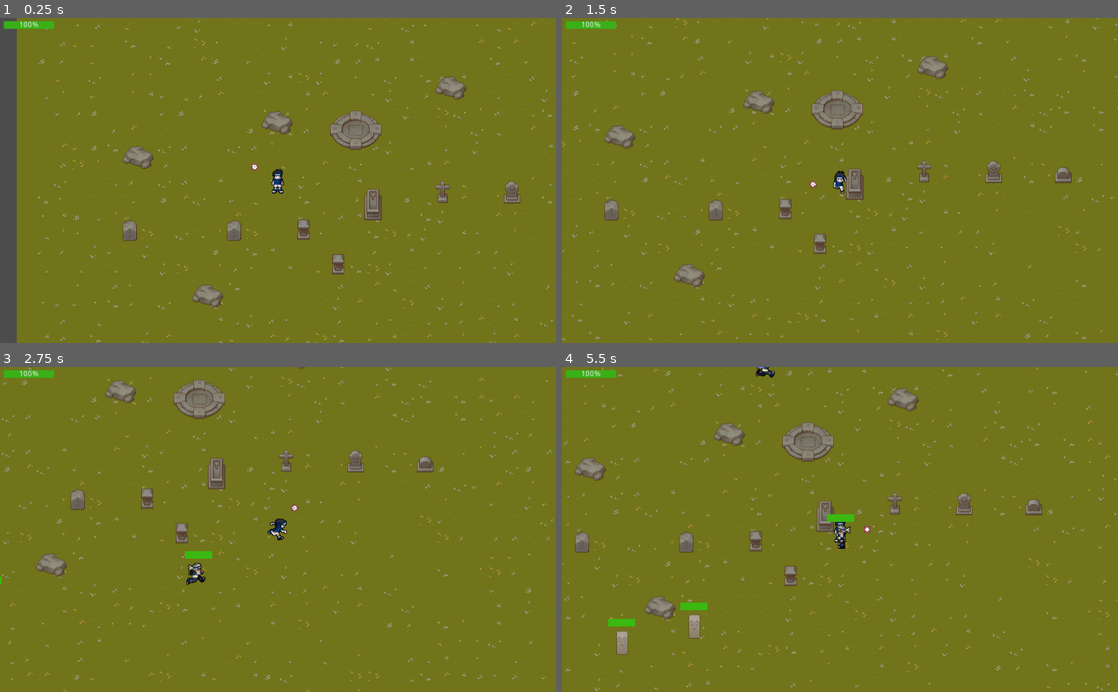
Above: before the commit, frames 1-4 (two rows, left to right).
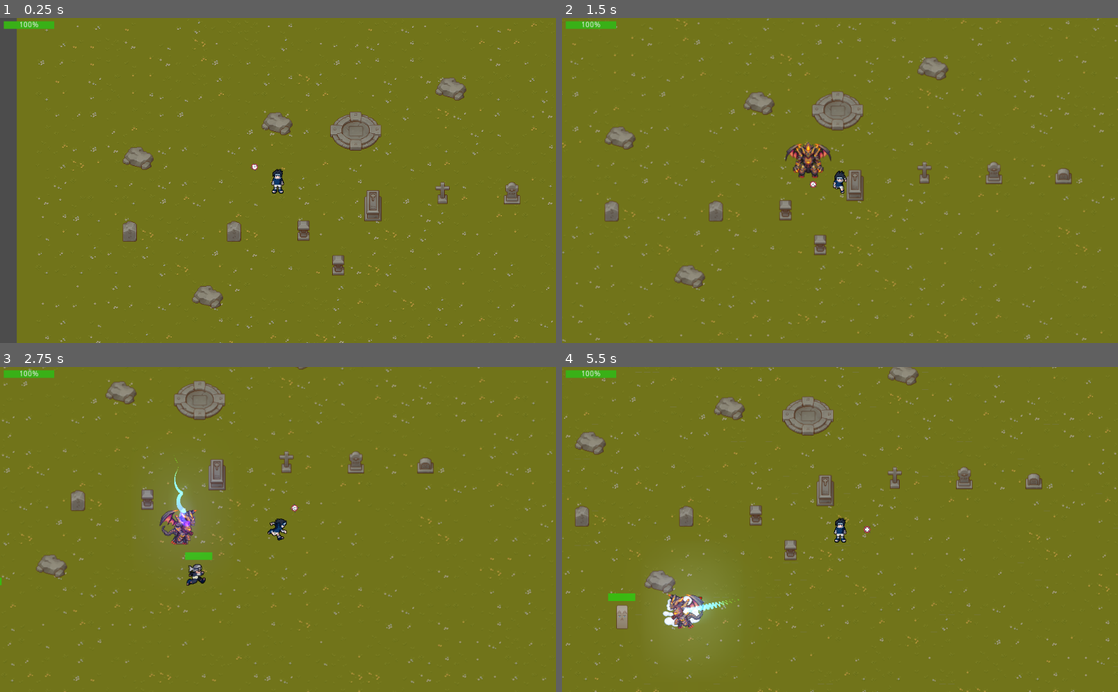
Above: after the commit, the same moments.

Repository: fabricejeannet/the-lost-temple
Game: Godot game, scene res://scenes/World.tscn
The game is run twice, just before and just after one commit, with the same random seed, the same clock (stepped at 60 frames per second) and the same inputs. The engine's default icon, where the game draws it, is replaced by a stand-in: a white triangle on a blue panel in a dark square.
Inputs (mouse positions are in pixels of both pictures, inside the frame that each line leads up to):
- Up to frame 1 (0.25 s): no input
- Up to frame 2 (1.5 s): tap Enter at 0.5 s; move the mouse to (962, 164) at 0.52 s; hold Right (ui_right) 0.53-1.28 s; move the mouse to (728, 196) at 1.27 s; hold Down (ui_down) from 1.28 s (still down)
- Up to frame 3 (2.75 s): move the mouse to (333, 458) at 2.02 s; release Down (ui_down) at 2.03 s; hold Right (ui_right) from 2.03 s (still down)
- Up to frame 4 (5.5 s): move the mouse to (812, 594) at 2.77 s; release Right (ui_right) at 2.78 s; hold Up (ui_up) 2.78-3.53 s; move the mouse to (1006, 578) at 3.52 s; hold Left (ui_left) 3.53-5.03 s; move the mouse to (673, 480) at 4.27 s; move the mouse to (867, 529) at 5.02 s; hold Down (ui_down) from 5.03 s (still down)

The runs differ from the first frame. In frame 1, 2.6% of the frame differs, in the area x 6-100%, y 0-100%; in frame 2, 3.4%; in frame 3, 3.8%; in frame 4, 10%, in the area x 0-100%, y 0-100%.

Commit message:
Seek and destroy implemented. There's still a bug after the guardian kills an enemy

Diff:
--- a/resources/decorative_elements.tres
+++ b/resources/decorative_elements.tres
@@ -18,6 +18,20 @@
 
 [sub_resource type="ConvexPolygonShape2D" id=15]
 points = PoolVector2Array( 1.93173, 36.8953, 9.10257, 36.3138, 18.7929, 25.0731, 18.7929, 25.0731, 37.5922, 17.3208, 37 …(283 unchanged characters)…
+
+[sub_resource type="NavigationPolygon" id=25]
+vertices = PoolVector2Array( 32, 32, 0, 32, 0, 0, 32, 0 )
+polygons = [ PoolIntArray( 0, 1, 2, 3 ) ]
+
+[sub_resource type="ConvexPolygonShape2D" id=26]
+points = PoolVector2Array( 32, 64, 0, 64, 0, 32, 32, 32 )
+
+[sub_resource type="NavigationPolygon" id=27]
+vertices = PoolVector2Array( 32, 32, 0, 32, 0, 0, 32, 0 )
+polygons = [ PoolIntArray( 0, 1, 2, 3 ) ]
+
+[sub_resource type="ConvexPolygonShape2D" id=28]
+points = PoolVector2Array( 32, 64, 0, 64, 0, 32, 32, 32 )
 
 [sub_resource type="NavigationPolygon" id=17]
 vertices = PoolVector2Array( 32, 32, 0, 32, 0, 0, 32, 0 )
@@ -312,3 +326,47 @@
 "shape_transform": Transform2D( 1, 0, 0, 1, 0, 0 )
 } ]
 10/z_index = 0
+11/name = "Opened chest"
+11/texture = ExtResource( 1 )
+11/tex_offset = Vector2( 0, 0 )
+11/modulate = Color( 1, 1, 1, 1 )
+11/region = Rect2( 96, 64, 32, 64 )
+11/tile_mode = 0
+11/occluder_offset = Vector2( 0, 0 )
+11/navigation_offset = Vector2( 0, 0 )
+11/navigation = SubResource( 25 )
+11/shape_offset = Vector2( 0, 0 )
+11/shape_transform = Transform2D( 1, 0, 0, 1, 0, 0 )
+11/shape = SubResource( 26 )
+11/shape_one_way = false
+11/shape_one_way_margin = 1.0
+11/shapes = [ {
+"autotile_coord": Vector2( 0, 0 ),
+"one_way": false,
+"one_way_margin": 1.0,
+"shape": SubResource( 26 ),
+"shape_transform": Transform2D( 1, 0, 0, 1, 0, 0 )
+} ]
+11/z_index = 0
+12/name = "Closed chest"
+12/texture = ExtResource( 1 )
+12/tex_offset = Vector2( 0, 0 )
+12/modulate = Color( 1, 1, 1, 1 )
+12/region = Rect2( 96, 0, 32, 64 )
+12/tile_mode = 0
+12/occluder_offset = Vector2( 0, 0 )
+12/navigation_offset = Vector2( 0, 0 )
+12/navigation = SubResource( 27 )
+12/shape_offset = Vector2( 0, 0 )
+12/shape_transform = Transform2D( 1, 0, 0, 1, 0, 0 )
+12/shape = SubResource( 28 )
+12/shape_one_way = false
+12/shape_one_way_margin = 1.0
+12/shapes = [ {
+"autotile_coord": Vector2( 0, 0 ),
+"one_way": false,
+"one_way_margin": 1.0,
+"shape": SubResource( 28 ),
+"shape_transform": Transform2D( 1, 0, 0, 1, 0, 0 )
+} ]
+12/z_index = 0
--- a/scenes/skills/SeekAndDestroy.tscn
+++ b/scenes/skills/SeekAndDestroy.tscn
@@ -1,8 +1,9 @@
-[gd_scene load_steps=8 format=2]
+[gd_scene load_steps=14 format=2]
 
 [ext_resource path="res://scripts/SeekAndDestroy.gd" type="Script" id=1]
-[ext_resource path="res://assets/img/spells/skull.png" type="Texture" id=2]
+[ext_resource path="res://assets/img/characters/5b35d7ad4680a5a9bee22f5db53eafbb.png" type="Texture" id=2]
 [ext_resource path="res://scripts/TrailEffect.gd" type="Script" id=3]
+[ext_resource path="res://scenes/WalkAnimationManager.tscn" type="PackedScene" id=4]
 
 [sub_resource type="CanvasItemMaterial" id=1]
 blend_mode = 1
@@ -15,14 +16,103 @@
 colors = PoolColorArray( 0, 0, 0, 0, 0, 0, 0, 0, 0.00408258, 0, 0, 0.344978, 0.153184, 1, 0, 1, 0.133426, 0.4, 0.6, 1, 0.120254, 0, 1, 1 )
 
 [sub_resource type="CircleShape2D" id=4]
-radius = 16.0
+radius = 36.0555
 
-[node name="SeekAndDestroy" type="KinematicBody2D"]
+[sub_resource type="Animation" id=5]
+resource_name = "idle"
+length = 0.5
+loop = true
+tracks/0/type = "value"
+tracks/0/path = NodePath("Sprite:frame")
+tracks/0/interp = 1
+tracks/0/loop_wrap = true
+tracks/0/imported = false
+tracks/0/enabled = true
+tracks/0/keys = {
+"times": PoolRealArray( 0, 0.2, 0.4 ),
+"transitions": PoolRealArray( 1, 1, 1 ),
+"update": 1,
+"values": [ 0, 1, 2 ]
+}
+
+[sub_resource type="Animation" id=6]
+resource_name = "walk_down"
+length = 0.5
+loop = true
+tracks/0/type = "value"
+tracks/0/path = NodePath("Sprite:frame")
+tracks/0/interp = 1
+tracks/0/loop_wrap = true
+tracks/0/imported = false
+tracks/0/enabled = true
+tracks/0/keys = {
+"times": PoolRealArray( 0, 0.2, 0.4 ),
+"transitions": PoolRealArray( 1, 1, 1 ),
+"update": 1,
+"values": [ 0, 1, 2 ]
+}
+
+[sub_resource type="Animation" id=7]
+resource_name = "walk_left"
+length = 0.5
+loop = true
+tracks/0/type = "value"
+tracks/0/path = NodePath("Sprite:frame")
+tracks/0/interp = 1
+tracks/0/loop_wrap = true
+tracks/0/imported = false
+tracks/0/enabled = true
+tracks/0/keys = {
+"times": PoolRealArray( 0, 0.2, 0.4 ),
+"transitions": PoolRealArray( 1, 1, 1 ),
+"update": 1,
+"values": [ 3, 4, 5 ]
+}
+
+[sub_resource type="Animation" id=8]
+resource_name = "walk_right"
+length = 0.5
+loop = true
+tracks/0/type = "value"
+tracks/0/path = NodePath("Sprite:frame")
+tracks/0/interp = 1
+tracks/0/loop_wrap = true
+tracks/0/imported = false
+tracks/0/enabled = true
+tracks/0/keys = {
+"times": PoolRealArray( 0, 0.2, 0.4 ),
+"transitions": PoolRealArray( 1, 1, 1 ),
+"update": 1,
+"values": [ 6, 7, 8 ]
+}
+
+[sub_resource type="Animation" id=9]
+resource_name = "walk_up"
+length = 0.5
+loop = true
+tracks/0/type = "value"
+tracks/0/path = NodePath("Sprite:frame")
+tracks/0/interp = 1
+tracks/0/loop_wrap = true
+tracks/0/imported = false
+tracks/0/enabled = true
+tracks/0/keys = {
+"times": PoolRealArray( 0, 0.2, 0.4 ),
+"transitions": PoolRealArray( 1, 1, 1 ),
+"update": 1,
+"values": [ 10, 11, 11 ]
+}
+
+[node name="SeekAndDestroy" type="Area2D"]
 script = ExtResource( 1 )
+duration = 60.0
+min_distance = 20.0
 
 [node name="Sprite" type="Sprite" parent="."]
-scale = Vector2( 0.3, 0.3 )
 texture = ExtResource( 2 )
+hframes = 3
+vframes = 4
+frame = 10
 
 [node name="Line2D" type="Line2D" parent="Sprite"]
 modulate = Color( 1, 2, 2, 1 )
@@ -38,3 +128,18 @@
 shape = SubResource( 4 )
 
 [node name="PathLine" type="Line2D" parent="."]
+visible = false
+
+[node name="Timer" type="Timer" parent="."]
+
+[node name="AnimationPlayer" type="AnimationPlayer" parent="."]
+anims/idle = SubResource( 5 )
+anims/walk_down = SubResource( 6 )
+anims/walk_left = SubResource( 7 )
+anims/walk_right = SubResource( 8 )
+anims/walk_up = SubResource( 9 )
+
+[node name="WalkAnimationManager" parent="." instance=ExtResource( 4 )]
+
+[connection signal="body_entered" from="." to="." method="_on_SeekAndDestroy_body_entered"]
+[connection signal="timeout" from="Timer" to="." method="_on_Timer_timeout"]
--- a/scenes/skills/SeekAndDestroySkill.tscn
+++ b/scenes/skills/SeekAndDestroySkill.tscn
@@ -6,6 +6,7 @@
 script = ExtResource( 1 )
 
 [node name="Timer" type="Timer" parent="."]
-wait_time = 2.0
+one_shot = true
+autostart = true
 
 [connection signal="timeout" from="Timer" to="." method="_on_Timer_timeout"]
--- a/scripts/SeekAndDestroy.gd
+++ b/scripts/SeekAndDestroy.gd
@@ -1,40 +1,65 @@
-extends KinematicBody2D
+extends Area2D
 
 var navigation:Navigation2D
-
 var player
 var world
 var path:Array
 var motion
+var orientation
+var closest_enemy
+
+export var speed:float = 200.0
+export var damage:float = 100.0
+export var duration:float = 3.0
+export var min_distance:float = 10.0
+
+onready var Nodes = get_node("/root/Nodes")
+onready var path_line = $PathLine
+onready var timer = $Timer
+onready var walk_animation_manager = $WalkAnimationManager
+onready var animation_player = $AnimationPlayer
 
 
-export var speed:float = 10.0
+func _ready():
+	set_as_toplevel(true)
+	world = Nodes.world
+	player =  Nodes.player
+	navigation = Nodes.navigation
+	timer.wait_time = duration
+	timer.start()
+	position = player.position
 
-onready var path_line = $PathLine
-
-func _ready():
-	world = get_tree().get_root().find_node("World", true, false)
-	player = get_tree().get_root().find_node("Player", true, false)
-	navigation = get_tree().get_root().find_node("Navigation2D", true, false)
-	set_as_toplevel(true)
 
 func _physics_process(delta):
-	path_line.global_position = Vector2.ZERO
 
-	var closest_enemy  = world.get_closest_enemy_to(global_position)
+	motion = Vector2.ZERO
 
-	if closest_enemy == null:
-		return
+	if not is_instance_valid(closest_enemy):
+		closest_enemy = world.get_closest_enemy_to(player.global_position)
 
-	path = navigation.get_simple_path(global_position, closest_enemy.global_position, false)
+	else:
+		path = navigation.get_simple_path(global_position, closest_enemy.global_position, false)
+		path_line.global_position = Vector2.ZERO
+		if path.size() > 0:
+			motion = global_position.direction_to(path[-1]).normalized() * speed * delta
 
-	if path.size() > 0:
-		motion = global_position.direction_to(path[-1]) * speed * delta
+			if global_position. distance_to(path[0]) < min_distance :
+				path.pop_front()
 
-		if global_position == path[0]:
-			path.pop_front()
+			if path_line != null :
+				path_line.points = path
 
-		if path_line != null :
-			path_line.points = path
+			position += motion
 
-#		move_and_collide(motion)
+
+	orientation = walk_animation_manager.get_orientation_according_to(motion)
+	walk_animation_manager.play_animation_corresponding_to_orientation(animation_player, orientation)
+
+
+func _on_SeekAndDestroy_body_entered(body):
+	if body.is_in_group("enemy"):
+		body.hurt(damage)
+
+
+func _on_Timer_timeout():
+	call_deferred("queue_free")
--- a/scripts/SeekAndDestroySkill.gd
+++ b/scripts/SeekAndDestroySkill.gd
@@ -1,11 +1,8 @@
 extends Node2D
 
 var SeekAndDestroy = preload("res://scenes/skills/SeekAndDestroy.tscn")
-
-func _ready():
-	var instance = SeekAndDestroy.instance()
-	add_child(instance)
+var instance
 
 func _on_Timer_timeout():
-	var instance = SeekAndDestroy.instance()
+	instance = SeekAndDestroy.instance()
 	add_child(instance)
--- a/scripts/singletons/Nodes.gd
+++ b/scripts/singletons/Nodes.gd
@@ -1,8 +1,10 @@
 extends Node
 
-func get_player() :
-		return get_tree().get_root().find_node("Player", true, false)
+var player
+var navigation
+var world
 
-
-func get_navigation():
-		return get_tree().get_root().find_node("Navigation2D", true, false)
+func _ready():
+	player = get_tree().get_root().find_node("Player", true, false)
+	navigation = get_tree().get_root().find_node("Navigation2D", true, false)
+	world = get_tree().get_root().find_node("World", true, false)
Binary file added: assets/img/characters/5b35d7ad4680a5a9bee22f5db53eafbb.png
Not shown, added: assets/img/characters/5b35d7ad4680a5a9bee22f5db53eafbb.png.import
Not shown: 1 places in resources/decorative_elements.tres that only renumber resources
